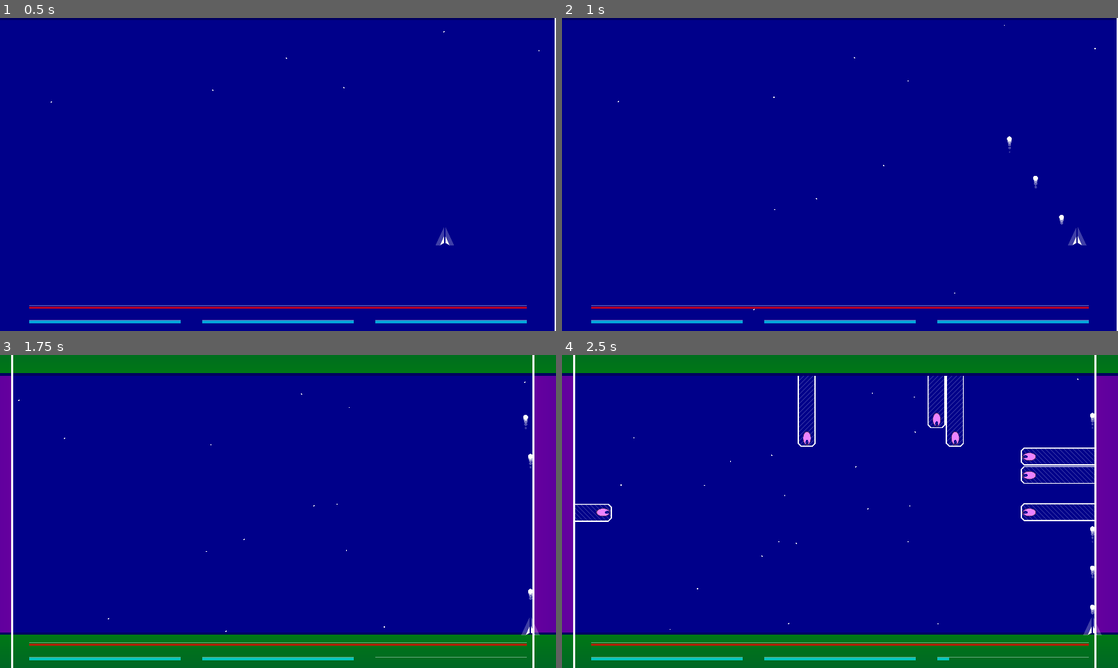
Above: before the commit, frames 1-4 (two rows, left to right).
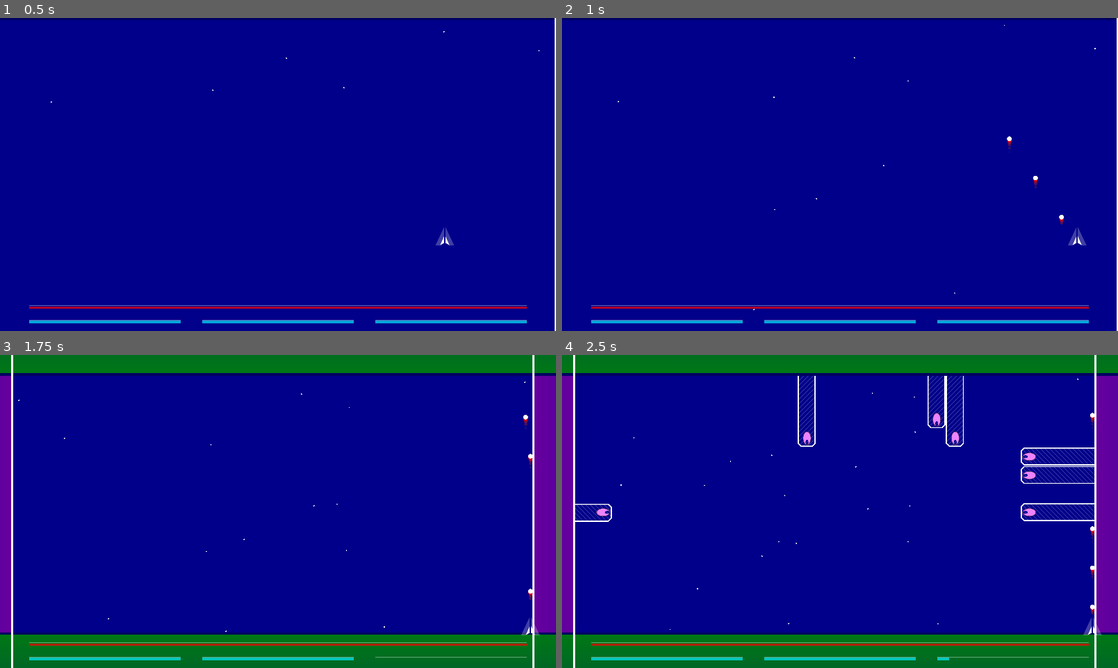
Above: after the commit, the same moments.

Repository: GalanCM/LD42
Game: Godot game, scene res://PlayArea.tscn
The game is run twice, just before and just after one commit, with the same random seed, the same clock (stepped at 60 frames per second) and the same inputs.
Inputs:
- Up to frame 1 (0.5 s): no input
- Up to frame 2 (1 s): hold Right (Right) from 0.53 s (still down); hold Z (Fire) from 0.53 s (still down)
- Up to frame 3 (1.75 s): release Right (Right) at 1.28 s; release Z (Fire) at 1.28 s; hold Down (Down) from 1.28 s (still down); tap X (Dodge) at 1.35 s; tap Z (Fire) at 1.55 s
- Up to frame 4 (2.5 s): release Down (Down) at 2.03 s; hold Right (Right) from 2.03 s (still down); hold Z (Fire) from 2.03 s (still down)

Frame 1 is identical in both runs. In frame 2, less than 0.1% of the frame differs, in the area x 80-91%, y 38-66%; in frame 3, less than 0.1%; in frame 4, less than 0.1%, in the area x 95-96%, y 19-83%.

Commit message:
Sound effects!

Diff:
--- a/game/Enemies/LaserCannon.gd
+++ b/game/Enemies/LaserCannon.gd
@@ -36,9 +36,14 @@
 func fire():
 	$Laser/AnimationPlayer.play("Fire")
 
+	yield(get_tree().create_timer(2), "timeout")
+	var laser_player = Game.get_unique_node("LaserPlayer")
+	laser_player.play()
+
 func take_damage(amount):
 	health -= amount
 	$AnimationPlayer.play("Shake")
+	$"../HitPlayer".play()
 
 	if health <= 0:
 		get_parent().queue_free()
--- a/game/Enemies/RapidCannon.gd
+++ b/game/Enemies/RapidCannon.gd
@@ -34,9 +34,13 @@
 	bullet.global_transform = global_transform
 	Game.get_unique_node("BulletLayer").add_child(bullet)
 
+	var rapid_player = Game.get_unique_node("RapidPlayer")
+	rapid_player.play()
+
 func take_damage(amount):
 	health -= amount
 	$AnimationPlayer.play("Shake")
+	$"../HitPlayer".play()
 
 	if health <= 0:
 		get_parent().queue_free()
--- a/game/Enemies/RapidCannon.tscn
+++ b/game/Enemies/RapidCannon.tscn
@@ -1,8 +1,9 @@
-[gd_scene load_steps=8 format=2]
+[gd_scene load_steps=10 format=2]
 
 [ext_resource path="res://Enemies/cannon_block.png" type="Texture" id=1]
 [ext_resource path="res://Enemies/RapidCannon.gd" type="Script" id=2]
 [ext_resource path="res://Enemies/rapid_cannon.png" type="Texture" id=3]
+[ext_resource path="res://Enemies/hit.wav" type="AudioStream" id=4]
 
 [sub_resource type="RectangleShape2D" id=1]
 
@@ -123,6 +124,11 @@
 "values": [ Color( 1, 1, 1, 0 ), Color( 1, 1, 1, 1 ) ]
 }
 
+[sub_resource type="AudioStreamRandomPitch" id=5]
+
+audio_stream = ExtResource( 4 )
+random_pitch = 1.1
+
 [node name="RapidCannon" type="KinematicBody2D" groups=[
 "Enemies",
 ]]
@@ -190,3 +196,14 @@
 playback_speed = 1.0
 anims/Intro = SubResource( 4 )
 blend_times = [  ]
+
+[node name="HitPlayer" type="AudioStreamPlayer2D" parent="." index="4"]
+
+stream = SubResource( 5 )
+volume_db = -30.0
+pitch_scale = 1.0
+autoplay = false
+max_distance = 2000.0
+attenuation = 1.0
+bus = "Master"
+area_mask = 1
--- a/game/PlayArea.tscn
+++ b/game/PlayArea.tscn
@@ -8,6 +8,8 @@
 [ext_resource path="res://Walls/body.png" type="Texture" id=6]
 [ext_resource path="res://Walls/outline.png" type="Texture" id=7]
 [ext_resource path="res://Player/Player.tscn" type="PackedScene" id=8]
+[ext_resource path="res://Enemies/laser.wav" type="AudioStream" id=9]
+[ext_resource path="res://Enemies/rapid.wav" type="AudioStream" id=10]
 
 [sub_resource type="StyleBoxFlat" id=8]
 
@@ -154,6 +156,16 @@
 custom_solver_bias = 0.0
 extents = Vector2( 960, 960 )
 
+[sub_resource type="AudioStreamRandomPitch" id=10]
+
+audio_stream = ExtResource( 9 )
+random_pitch = 1.1
+
+[sub_resource type="AudioStreamRandomPitch" id=9]
+
+audio_stream = ExtResource( 10 )
+random_pitch = 1.1
+
 [node name="PlayArea" type="Node2D" index="0"]
 
 script = ExtResource( 1 )
@@ -315,6 +327,7 @@
 
 [node name="LeftWall" type="KinematicBody2D" parent="." index="3"]
 
+editor/display_folded = true
 position = Vector2( 0, 540 )
 input_pickable = false
 collision_layer = 1024
@@ -355,6 +368,7 @@
 
 [node name="RightWall" type="KinematicBody2D" parent="." index="4"]
 
+editor/display_folded = true
 position = Vector2( 1920, 540 )
 input_pickable = false
 collision_layer = 2048
@@ -490,3 +504,25 @@
 [node name="BulletLayer" type="Node2D" parent="." index="8" groups=[
 "BulletLayer",
 ]]
+
+[node name="LaserPlayer" type="AudioStreamPlayer" parent="." index="9" groups=[
+"LaserPlayer",
+]]
+
+stream = SubResource( 10 )
+volume_db = -25.0
+pitch_scale = 1.0
+autoplay = false
+mix_target = 0
+bus = "Master"
+
+[node name="RapidPlayer" type="AudioStreamPlayer" parent="." index="10" groups=[
+"RapidPlayer",
+]]
+
+stream = SubResource( 9 )
+volume_db = -45.0
+pitch_scale = 1.0
+autoplay = false
+mix_target = 0
+bus = "Master"
--- a/game/Player/Bullet.tscn
+++ b/game/Player/Bullet.tscn
@@ -3,48 +3,48 @@
 [ext_resource path="res://Player/Bullet.gd" type="Script" id=1]
 [ext_resource path="res://Player/bullet.png" type="Texture" id=2]
 
-[sub_resource type="Gradient" id=2]
+[sub_resource type="Gradient" id=1]
 
-offsets = PoolRealArray( 0, 1 )
-colors = PoolColorArray( 1, 1, 1, 1, 1, 1, 1, 0.196078 )
+offsets = PoolRealArray( 0.328947, 1 )
+colors = PoolColorArray( 1, 0, 0, 1, 0.289062, 0.289062, 0.289062, 0.196078 )
 
-[sub_resource type="GradientTexture" id=3]
+[sub_resource type="GradientTexture" id=2]
 
 flags = 4
-gradient = SubResource( 2 )
+gradient = SubResource( 1 )
 width = 2048
 
-[sub_resource type="Curve" id=4]
+[sub_resource type="Curve" id=3]
 
 min_value = 0.0
 max_value = 1.0
 bake_resolution = 100
 _data = [ Vector2( 0, 1 ), 0.0, 0.0, 0, 0, Vector2( 1, 0.333008 ), -1.21856, 0.0, 0, 0 ]
 
-[sub_resource type="CurveTexture" id=5]
+[sub_resource type="CurveTexture" id=4]
 
 flags = 4
 width = 2048
-curve = SubResource( 4 )
+curve = SubResource( 3 )
 
-[sub_resource type="Curve" id=6]
+[sub_resource type="Curve" id=5]
 
 min_value = 0.0
 max_value = 1.0
 bake_resolution = 100
 _data = [ Vector2( 0, 0 ), 0.0, 0.0, 0, 0, Vector2( 1, 1 ), 0.0, 0.0, 0, 0 ]
 
-[sub_resource type="CurveTexture" id=7]
+[sub_resource type="CurveTexture" id=6]
 
 flags = 4
 width = 2048
-curve = SubResource( 6 )
+curve = SubResource( 5 )
 
-[sub_resource type="ParticlesMaterial" id=8]
+[sub_resource type="ParticlesMaterial" id=7]
 
 render_priority = 0
 trail_divisor = 1
-trail_size_modifier = SubResource( 7 )
+trail_size_modifier = SubResource( 6 )
 emission_shape = 0
 flag_align_y = false
 flag_rotate_y = false
--- a/game/Player/Player.gd
+++ b/game/Player/Player.gd
@@ -68,6 +68,8 @@
 
 		Game.get_unique_node("BulletLayer").add_child( bullet )
 
+		$ShotPlayer.play()
+
 		bullet_cooled = false
 		yield(get_tree().create_timer(0.15), "timeout")
 		bullet_cooled = true
@@ -83,5 +85,6 @@
 	health -= amount
 
 	invulnerable = true
-	yield(get_tree().create_timer(0.5), "timeout")
+	$AnimationPlayer.play("TakeDamage")
+	yield($AnimationPlayer, "animation_finished")
 	invulnerable = false
--- a/game/Player/Player.tscn
+++ b/game/Player/Player.tscn
@@ -1,8 +1,10 @@
-[gd_scene load_steps=9 format=2]
+[gd_scene load_steps=13 format=2]
 
 [ext_resource path="res://Player/Player.gd" type="Script" id=1]
 [ext_resource path="res://Player/player.png" type="Texture" id=2]
 [ext_resource path="res://Player/move_particle.png" type="Texture" id=3]
+[ext_resource path="res://Player/hit.wav" type="AudioStream" id=4]
+[ext_resource path="res://Player/shot.wav" type="AudioStream" id=5]
 
 [sub_resource type="Gradient" id=1]
 
@@ -68,6 +70,42 @@
 anim_loop = false
 _sections_unfolded = [ "Color", "Gravity", "Scale" ]
 
+[sub_resource type="AudioStreamRandomPitch" id=7]
+
+audio_stream = ExtResource( 5 )
+random_pitch = 1.1
+
+[sub_resource type="Animation" id=6]
+
+resource_name = "TakeDamage"
+length = 0.5
+loop = false
+step = 0.1
+tracks/0/type = "value"
+tracks/0/path = NodePath("Sprite:modulate")
+tracks/0/interp = 1
+tracks/0/loop_wrap = true
+tracks/0/imported = false
+tracks/0/enabled = true
+tracks/0/keys = {
+"times": PoolRealArray( 0, 0.1, 0.2, 0.3 ),
+"transitions": PoolRealArray( 1, 1, 1, 1 ),
+"update": 0,
+"values": [ Color( 1, 1, 1, 0.3 ), Color( 1, 1, 1, 1 ), Color( 1, 1, 1, 0.3 ), Color( 1, 1, 1, 1 ) ]
+}
+tracks/1/type = "value"
+tracks/1/path = NodePath("HitPlayer:playing")
+tracks/1/interp = 1
+tracks/1/loop_wrap = true
+tracks/1/imported = false
+tracks/1/enabled = true
+tracks/1/keys = {
+"times": PoolRealArray( 0, 0.5 ),
+"transitions": PoolRealArray( 1, 1 ),
+"update": 1,
+"values": [ true, false ]
+}
+
 [node name="Player" type="KinematicBody2D" groups=[
 "Player",
 ]]
@@ -84,7 +122,7 @@
 
 texture = ExtResource( 2 )
 offset = Vector2( 0, -16 )
-_sections_unfolded = [ "Offset", "Transform" ]
+_sections_unfolded = [ "Offset", "Transform", "Visibility" ]
 
 [node name="DodgeParticles" type="Particles2D" parent="." index="1"]
 
@@ -120,3 +158,35 @@
 wait_time = 1.0
 one_shot = true
 autostart = false
+
+[node name="HitPlayer" type="AudioStreamPlayer2D" parent="." index="4"]
+
+stream = ExtResource( 4 )
+volume_db = -20.0
+pitch_scale = 1.0
+autoplay = false
+max_distance = 2000.0
+attenuation = 1.0
+bus = "Master"
+area_mask = 1
+
+[node name="ShotPlayer" type="AudioStreamPlayer2D" parent="." index="5"]
+
+stream = SubResource( 7 )
+volume_db = -40.0
+pitch_scale = 1.0
+autoplay = false
+max_distance = 2000.0
+attenuation = 1.0
+bus = "Master"
+area_mask = 1
+
+[node name="AnimationPlayer" type="AnimationPlayer" parent="." index="6"]
+
+root_node = NodePath("..")
+autoplay = ""
+playback_process_mode = 1
+playback_default_blend_time = 0.0
+playback_speed = 1.0
+anims/TakeDamage = SubResource( 6 )
+blend_times = [  ]
Not shown, added: game/Enemies/hit.wav.import
Not shown, added: game/Enemies/laser.wav.import
Not shown, added: game/Enemies/rapid.wav.import
Not shown: 1 places in game/PlayArea.tscn that only renumber resources
Not shown: 4 places in game/Player/Bullet.tscn that only renumber resources
Not shown, added: game/Player/hit.wav.import
Not shown, added: game/Player/shot.wav.import
Not shown, added: game/Enemies/hit.cpt
Not shown, added: game/Enemies/hit.wav
Not shown, added: game/Enemies/laser.cpt
Not shown, added: game/Enemies/laser.wav
Not shown, added: game/Enemies/rapid.cpt
(and 5 more such lines)
